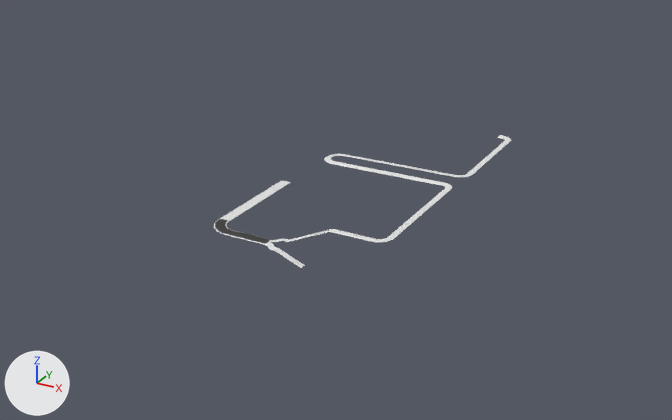
Before and after pictures for a commit that changed the Blender file BASEmodel.blend.
Rendered twice from a camera (50 mm lens) standing at (453.0, -697.0, 342.0) and looking at (40.0, 54.0, -34.0). The lights are fixed; the arrows at lower left show +X, +Y and +Z.
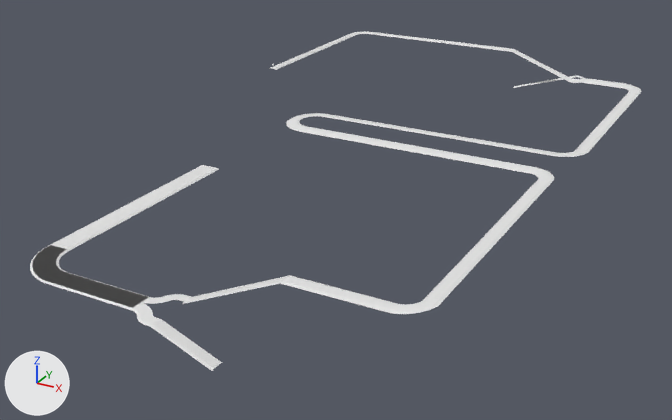
The change, as JSON lines over the scene's bpy script:
```json
{"block": "me_plane", "where": "# used by ob_plane; location = (0.0, 0.0, 0.0); scale = (4.53, 5.66, 4.53)"}
{"op": "remove", "block": "me_plane", "code": "me_plane.from_pydata(...)  # 3812 vertices, 2708 faces, 1 loose edge; spans x -1.2..38.9, y -20.3..35.1, z -3.3..4.7"}
{"op": "add", "block": "me_plane", "code": "me_plane.from_pydata(...)  # 4588 vertices, 3419 faces, 1 loose edge; spans x -27.5..58.6, y -43.5..76.0, z -10.2..13.1"}
{"block": "me_plane", "change": "me_plane part 1: the loose piece of 1581 vertices spanning x -1.2..25.5, y -19.8..4.3, z -2.2..4.4 is scaled about its middle by 2.14, then moved by (-10.9, -8.8, -2.0)"}
{"block": "me_plane", "change": "me_plane part 2: a new loose piece of 2016 vertices spanning x -27.5..56.9, y -35.6..76.0, z 1.6..13.1"}
{"block": "me_plane", "change": "me_plane part 3: the loose piece of 1240 vertices spanning x 6.1..38.1, y -16.6..35.1, z 4.3..4.7 is deleted"}
```

Where the change shows, as pixel boxes [x1, y1, x2, y2] in the pictures (672 x 420 px; the box of a moved part takes in the faces that stretch with it):
```json
{"object": "Plane", "change": "reshaped", "before": [214, 135, 511, 268], "after": [30, 32, 641, 371], "on screen": "105% wider, 154% taller"}
{"part": 1, "of": "me_plane", "change": "moved or reshaped", "before": [214, 181, 332, 268], "after": [30, 165, 290, 371]}
{"part": 2, "of": "me_plane", "change": "added", "after": [269, 32, 641, 314]}
{"part": 3, "of": "me_plane", "change": "deleted", "before": [324, 135, 511, 242]}
```
